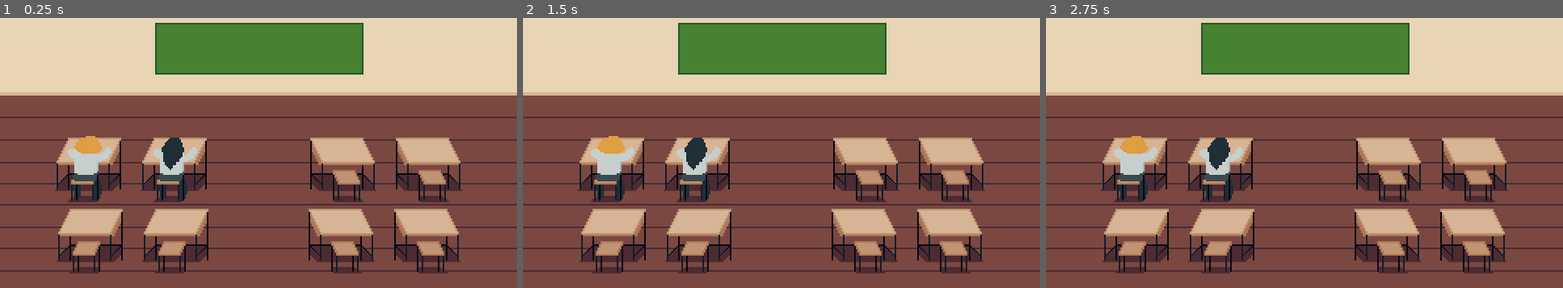
Above: before the commit, frames 1-3 (left to right).
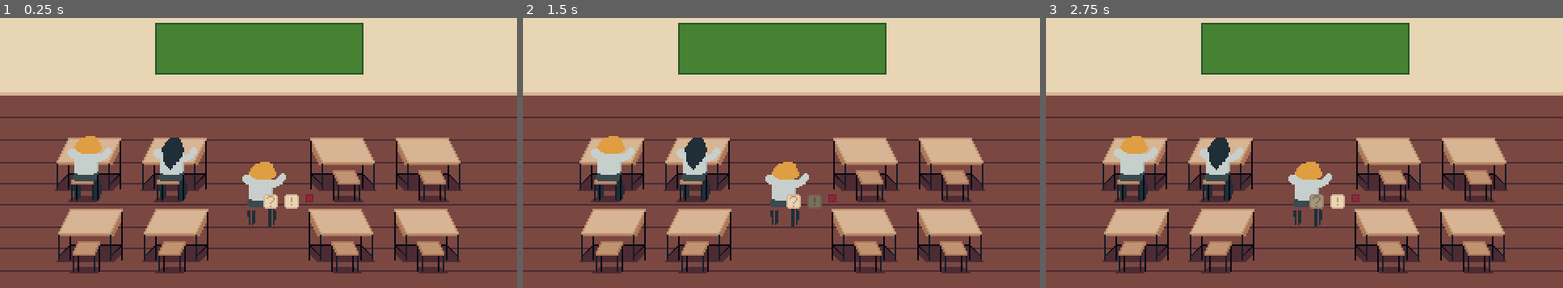
Above: after the commit, the same moments.

Repository: donovan-cartier/school-crush-mxj3
Game: Godot game, scene res://Game/game.tscn
Two runs of this game, one before a commit and one after it. Both use one fixed random seed, a clock stepped at 60 frames per second and the inputs below.
Inputs (mouse positions are in pixels of both pictures, inside the frame that each line leads up to):
- Up to frame 1 (0.25 s): no input
- Up to frame 2 (1.5 s): click (791, 225) at 0.52 s; click (812, 225) at 1.27 s
- Up to frame 3 (2.75 s): click (1314, 225) at 2.02 s

The runs differ from the first frame. In frame 1, 1.3% of the frame differs, in the area x 46-61%, y 53-78%; in frame 2, 1.2%; in frame 3, 1.3%.

Commit message:
action buttons UI

Diff:
--- /dev/null
+++ b/Characters/Character.gd
@@ -0,0 +1,22 @@
+extends Area2D
+class_name Character
+
+@onready var character_sprite: Sprite2D = $CharacterSprite
+@onready var outline_shader: Material = character_sprite.material
+
+@export var in_love: bool = false
+
+func _on_mouse_entered() -> void:
+	outline_shader.set_shader_parameter("line_thickness", 1.0)
+
+func _on_mouse_exited() -> void:
+	outline_shader.set_shader_parameter("line_thickness", 0)
+
+
+func _on_input_event(viewport: Node, event: InputEvent, shape_idx: int) -> void:
+	if event is InputEventMouseButton && event.is_pressed():
+		if event.button_index == 1:
+			open_menu()
+
+func open_menu():
+	print("open")
--- /dev/null
+++ b/Characters/character.tscn
@@ -0,0 +1,65 @@
+[gd_scene load_steps=15 format=3 uid="uid://capas210hd7ob"]
+
+[ext_resource type="Script" path="res://Characters/Character.gd" id="1_b2q7s"]
+[ext_resource type="Shader" path="res://Shaders/outline.gdshader" id="2_uhvky"]
+[ext_resource type="Texture2D" uid="uid://dfhoqkhqyci1t" path="res://Characters/Assets/char_1.png" id="3_io1a7"]
+[ext_resource type="Texture2D" uid="uid://d3jujatp70kgc" path="res://UI/Assets/icon_ask.png" id="4_7yb8y"]
+[ext_resource type="Texture2D" uid="uid://bircq0jhgc67j" path="res://UI/Assets/icon_ask_pressed.png" id="5_pm346"]
+[ext_resource type="Texture2D" uid="uid://cd4o5xmf7eul3" path="res://UI/Assets/icon_ask_hover.png" id="6_vgqry"]
+[ext_resource type="Texture2D" uid="uid://ddytbj6l0sf88" path="res://UI/Assets/icon_blame.png" id="7_lf2vw"]
+[ext_resource type="Texture2D" uid="uid://by7gdbhigyo5" path="res://UI/Assets/icon_blame_pressed.png" id="8_y1juw"]
+[ext_resource type="Texture2D" uid="uid://bvcx5ifo33aja" path="res://UI/Assets/icon_blame_hover.png" id="9_38uj4"]
+[ext_resource type="Texture2D" uid="uid://cev8m4d6hskxy" path="res://UI/Assets/icon_close.png" id="10_528mr"]
+[ext_resource type="Texture2D" uid="uid://b2vrq7ede7ndr" path="res://UI/Assets/icon_close_pressed.png" id="11_fsgqi"]
+[ext_resource type="Texture2D" uid="uid://b7bfjfxmrniny" path="res://UI/Assets/icon_close_hover.png" id="12_7quyb"]
+
+[sub_resource type="ShaderMaterial" id="ShaderMaterial_vmhrc"]
+shader = ExtResource("2_uhvky")
+shader_parameter/line_color = Vector4(1, 1, 1, 1)
+shader_parameter/line_thickness = 0.0
+
+[sub_resource type="RectangleShape2D" id="RectangleShape2D_s41eo"]
+size = Vector2(26, 40)
+
+[node name="Character" type="Area2D"]
+script = ExtResource("1_b2q7s")
+
+[node name="CharacterSprite" type="Sprite2D" parent="."]
+material = SubResource("ShaderMaterial_vmhrc")
+texture = ExtResource("3_io1a7")
+
+[node name="CollisionShape2D" type="CollisionShape2D" parent="."]
+shape = SubResource("RectangleShape2D_s41eo")
+
+[node name="Control" type="Control" parent="."]
+layout_mode = 3
+anchors_preset = 0
+offset_right = 40.0
+offset_bottom = 40.0
+
+[node name="HBoxContainer" type="HBoxContainer" parent="Control"]
+layout_mode = 1
+offset_right = 40.0
+offset_bottom = 40.0
+
+[node name="AskButton" type="TextureButton" parent="Control/HBoxContainer"]
+layout_mode = 2
+texture_normal = ExtResource("4_7yb8y")
+texture_pressed = ExtResource("5_pm346")
+texture_hover = ExtResource("6_vgqry")
+
+[node name="BlameButton" type="TextureButton" parent="Control/HBoxContainer"]
+layout_mode = 2
+texture_normal = ExtResource("7_lf2vw")
+texture_pressed = ExtResource("8_y1juw")
+texture_hover = ExtResource("9_38uj4")
+
+[node name="CloseButton" type="TextureButton" parent="Control/HBoxContainer"]
+layout_mode = 2
+texture_normal = ExtResource("10_528mr")
+texture_pressed = ExtResource("11_fsgqi")
+texture_hover = ExtResource("12_7quyb")
+
+[connection signal="input_event" from="." to="." method="_on_input_event"]
+[connection signal="mouse_entered" from="." to="." method="_on_mouse_entered"]
+[connection signal="mouse_exited" from="." to="." method="_on_mouse_exited"]
--- a/Game/game.tscn
+++ b/Game/game.tscn
@@ -1,8 +1,9 @@
-[gd_scene load_steps=4 format=3 uid="uid://ci2nn6061c4ar"]
+[gd_scene load_steps=5 format=3 uid="uid://ci2nn6061c4ar"]
 
 [ext_resource type="Texture2D" uid="uid://cfy1jarvq7olf" path="res://World/Assets/background.png" id="1_l1kaf"]
 [ext_resource type="Texture2D" uid="uid://dfhoqkhqyci1t" path="res://Characters/Assets/char_1.png" id="2_b4tiu"]
 [ext_resource type="Texture2D" uid="uid://bhs6dyu414esy" path="res://Characters/Assets/char_2.png" id="3_f6k3l"]
+[ext_resource type="PackedScene" uid="uid://capas210hd7ob" path="res://Characters/character.tscn" id="4_dvoy4"]
 
 [node name="Game" type="Node2D"]
 
@@ -17,3 +18,6 @@
 [node name="Char2" type="Sprite2D" parent="."]
 position = Vector2(108.5, 106)
 texture = ExtResource("3_f6k3l")
+
+[node name="Character" parent="." instance=ExtResource("4_dvoy4")]
+position = Vector2(163, 122)
--- /dev/null
+++ b/Shaders/outline.gdshader
@@ -0,0 +1,21 @@
+shader_type canvas_item;
+
+uniform vec4 line_color = vec4(1);
+uniform float line_thickness : hint_range(0, 10) = 1.0;
+
+void fragment() {
+	vec2 size = TEXTURE_PIXEL_SIZE * line_thickness;
+
+	float outline = texture(TEXTURE, UV + vec2(-size.x, 0)).a;
+	outline += texture(TEXTURE, UV + vec2(0, size.y)).a;
+	outline += texture(TEXTURE, UV + vec2(size.x, 0)).a;
+	outline += texture(TEXTURE, UV + vec2(0, -size.y)).a;
+	outline += texture(TEXTURE, UV + vec2(-size.x, size.y)).a;
+	outline += texture(TEXTURE, UV + vec2(size.x, size.y)).a;
+	outline += texture(TEXTURE, UV + vec2(-size.x, -size.y)).a;
+	outline += texture(TEXTURE, UV + vec2(size.x, -size.y)).a;
+	outline = min(outline, 1.0);
+
+	vec4 color = texture(TEXTURE, UV);
+	COLOR = mix(color, line_color, outline - color.a);
+}
Binary file changed: Characters/Assets/char_1.png
Binary file changed: Characters/Assets/char_2.png
Binary file changed: Characters/Assets/char_3.png
Binary file changed: Characters/Assets/char_4.png
Binary file changed: Characters/Assets/char_5.png
Binary file changed: Characters/Assets/char_6.png
Binary file changed: Characters/Assets/char_7.png
Binary file changed: Characters/Assets/char_8.png
Binary file added: UI/Assets/icon_ask.png
Not shown, added: UI/Assets/icon_ask.png.import
Binary file added: UI/Assets/icon_ask_hover.png
Not shown, added: UI/Assets/icon_ask_hover.png.import
(and 14 more such lines)
